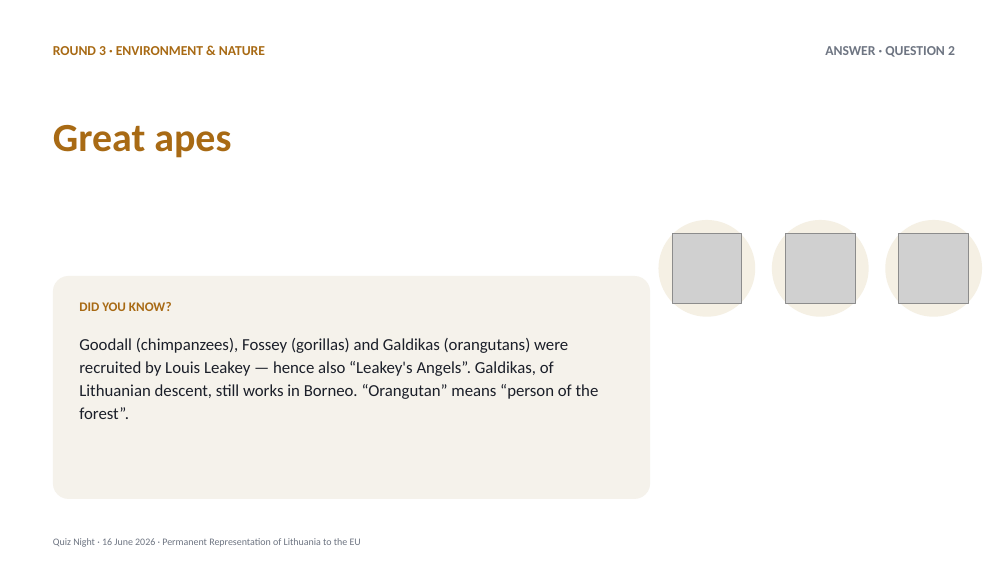
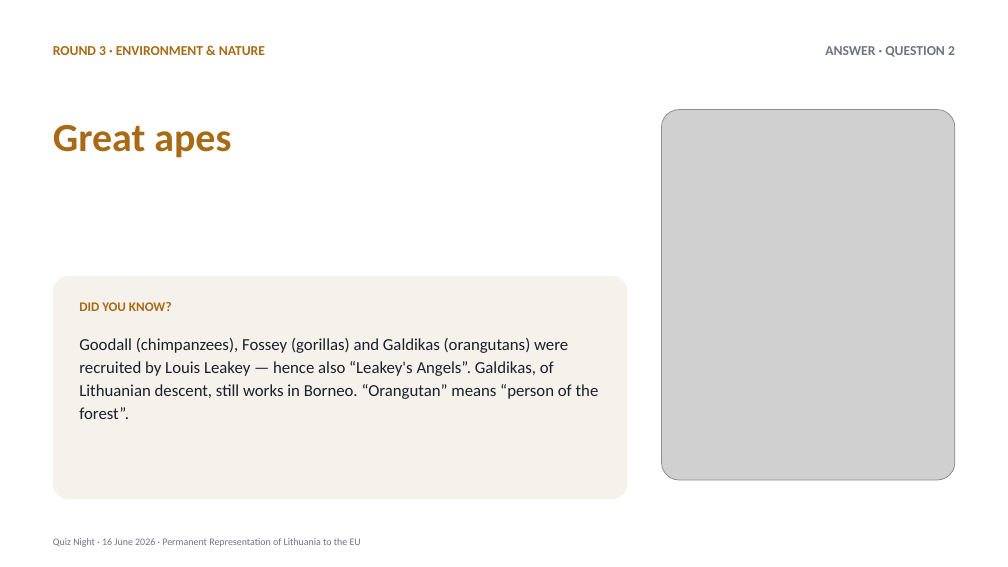
Before and after one commit to splice11/protmusis, a slide deck: slide 37 of Quiz_Night_2026-06-16.pptx. Drawn at 1008x567 pixels with LibreOffice and Linux fonts; fonts in the diff are those of the drawing; grey boxes stand for pictures. Boxes give left, top, right and bottom in pixels: in the first picture for what was removed or moved away, otherwise in the second. Text is boxed around its words. In the diff, an @@ line names an element or a change of style, - is before the commit and + after.

```diff
--- a/Quiz_Night_2026-06-16.pptx
+++ b/Quiz_Night_2026-06-16.pptx
@@ picture added at <box>662,110,955,480</box> @@
@@ ellipse removed at <box>659,220,755,317</box> @@
@@ picture removed at <box>672,234,742,303</box> @@
@@ ellipse removed at <box>772,220,869,317</box> @@
@@ picture removed at <box>786,234,855,303</box> @@
@@ ellipse removed at <box>885,220,982,317</box> @@
@@ picture removed at <box>899,234,969,303</box> @@
@@ rounded rectangle: place and size @@
-rounded rectangle at <box>53,276,650,499</box>
+rounded rectangle at <box>53,276,628,499</box>
```
Also in this commit, not shown: 18 other slides changed, 46 other files.
